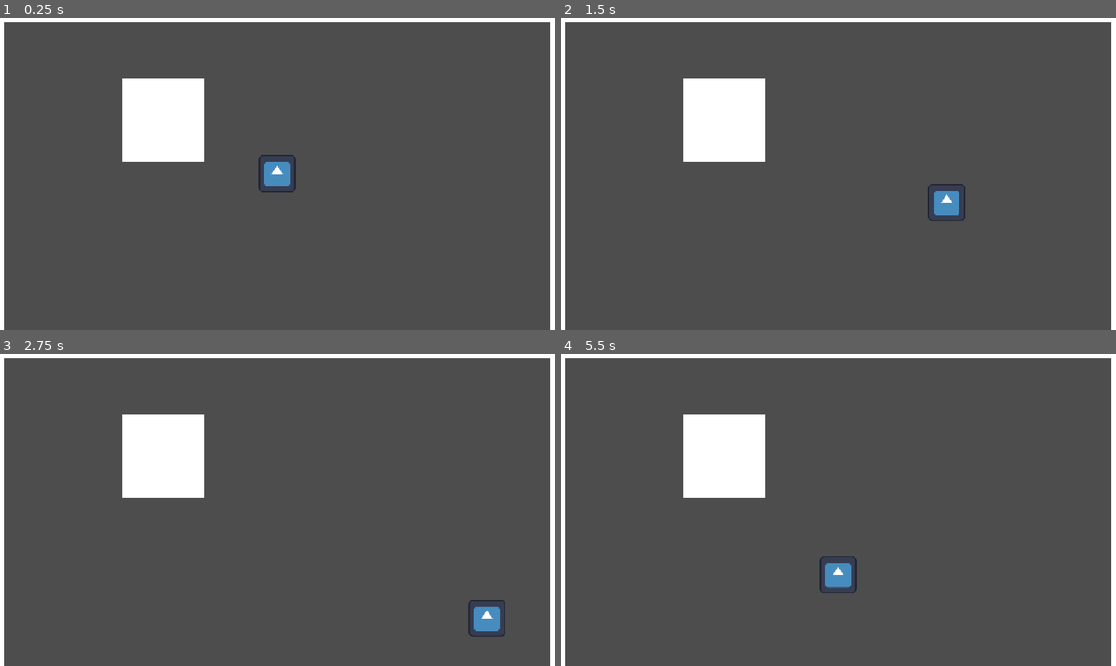
Above: before the commit, frames 1-4 (two rows, left to right).
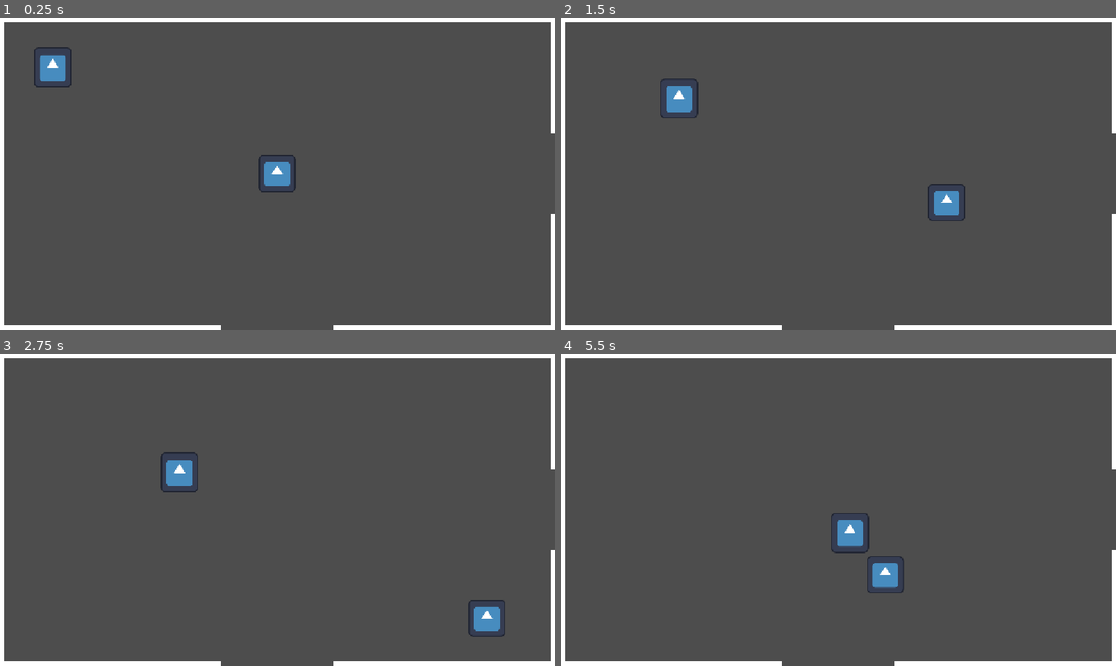
Above: after the commit, the same moments.

Repository: noelle-byte/invasion-game
Game: Godot game, scene res://scenes/house.tscn
Same seed, same stepped clock (60 frames per second), same inputs: the game is played once before the commit and once after it. The engine's default icon, where the game draws it, is replaced by a stand-in: a white triangle on a blue panel in a dark square.
Inputs:
- Up to frame 1 (0.25 s): no input
- Up to frame 2 (1.5 s): hold Right (ui_right) 0.53-1.28 s; hold Down (ui_down) from 1.28 s (still down)
- Up to frame 3 (2.75 s): release Down (ui_down) at 2.03 s; hold Right (ui_right) from 2.03 s (still down)
- Up to frame 4 (5.5 s): release Right (ui_right) at 2.78 s; hold Up (ui_up) 2.78-3.53 s; hold Left (ui_left) 3.53-5.03 s; hold Down (ui_down) from 5.03 s (still down)

The runs differ from the first frame. In frame 1, 6.0% of the frame differs, in the area x 0-100%, y 1-100%; in frame 2, 5.8%; in frame 3, 5.4%; in frame 4, 6.9%.

Commit message:
iteration 1 and 2

Diff:
--- a/project.godot
+++ b/project.godot
@@ -18,7 +18,6 @@
 [display]
 
 window/stretch/mode="canvas_items"
-window/stretch/aspect="expand"
 
 [physics]
 
--- a/scenes/house.tscn
+++ b/scenes/house.tscn
@@ -1,8 +1,18 @@
 [gd_scene format=3 uid="uid://23g0b5i2wj3a"]
 
 [ext_resource type="PackedScene" uid="uid://bfk8mmwwnrfu6" path="res://scenes/player.tscn" id="1_d7po0"]
-[ext_resource type="PackedScene" uid="uid://bcnr2aqajleyh" path="res://scenes/wall-long.tscn" id="2_qtlar"]
-[ext_resource type="PackedScene" uid="uid://dl3bnthxb7qhr" path="res://scenes/wall-short.tscn" id="3_rk7hg"]
+[ext_resource type="PackedScene" uid="uid://bcnr2aqajleyh" path="res://scenes/wall.tscn" id="2_qtlar"]
+[ext_resource type="Script" uid="uid://cwauj4pnwa175" path="res://scripts/grid_camera.gd" id="2_se78b"]
+[ext_resource type="Script" uid="uid://cr0kgi5v154pm" path="res://scripts/enemy.gd" id="4_se78b"]
+[ext_resource type="Texture2D" uid="uid://bhnayd87opeef" path="res://assets/icon.svg" id="5_3bgk5"]
+
+[sub_resource type="RectangleShape2D" id="RectangleShape2D_se78b"]
+size = Vector2(78, 82)
+
+[sub_resource type="NavigationPolygon" id="NavigationPolygon_vesw4"]
+vertices = PackedVector2Array(471, 657.40625, 681, 657.0078, 963.4297, 686.4297, 870.10156, 868.52344, 574.4297, 949.5078, 360.02344, 871.28125, 294.46875, 668.1875, 2281.1328, 22.96875, 2283.8594, 220, 1657, 220, 1170, 20.023438, 471, 628, 681, 628, 1508, 220, 1170, 220, 1508, 250, 1657, 250, 1623, 398, 2284, 250, 2284, 398, 1766, 398, 1766, 428, 2284, 428, 2284, 628, 1170, 628, 1170, 428, 1623, 428, 1134, 398, 1134, 250, 1134, 628, 20, 628, 20, 20, 1134, 20)
+polygons = Array[PackedInt32Array]([PackedInt32Array(0, 1, 2, 3, 4, 5, 6), PackedInt32Array(7, 8, 9, 10), PackedInt32Array(1, 0, 11, 12), PackedInt32Array(13, 14, 10), PackedInt32Array(13, 10, 9), PackedInt32Array(15, 13, 9, 16, 17), PackedInt32Array(16, 18, 19, 20), PackedInt32Array(21, 22, 23, 24), PackedInt32Array(24, 25, 26), PackedInt32Array(21, 24, 26, 20), PackedInt32Array(16, 20, 26, 17), PackedInt32Array(15, 17, 27, 28), PackedInt32Array(27, 29, 12), PackedInt32Array(11, 30, 31, 32), PackedInt32Array(12, 11, 32, 28), PackedInt32Array(12, 28, 27)])
+outlines = Array[PackedVector2Array]([PackedVector2Array(10, 10, 1144, 10, 1144, 240, 1498, 240, 1498, 230, 1160, 230, 1160, 10, 2291, 13, 2294, 230, 1667, 230, 1667, 240, 2294, 240, 2294, 408, 1776, 408, 1776, 418, 2294, 418, 2294, 638, 1160, 638, 1160, 418, 1613, 418, 1613, 408, 1144, 408, 1144, 638, 691, 638, 691, 648, 979, 678, 877, 877, 574, 960, 352, 879, 281, 659, 461, 648, 461, 638, 10, 638)])
 
 [node name="house" type="Node2D" unique_id=1804802909]
 
@@ -11,18 +21,117 @@
 
 [node name="Camera2D" type="Camera2D" parent="." unique_id=355679094]
 position = Vector2(576, 324)
+script = ExtResource("2_se78b")
 
-[node name="room 1" type="Node2D" parent="." unique_id=1571922469]
+[node name="screen_0_0" type="Node2D" parent="." unique_id=233721365]
 
-[node name="wall - long" parent="room 1" unique_id=300052247 instance=ExtResource("2_qtlar")]
+[node name="room 1" type="Node2D" parent="screen_0_0" unique_id=1571922469]
+
+[node name="wall" parent="screen_0_0/room 1" unique_id=300052247 instance=ExtResource("2_qtlar")]
 position = Vector2(576, 5)
 
-[node name="wall - long2" parent="room 1" unique_id=727578784 instance=ExtResource("2_qtlar")]
-position = Vector2(340, 214)
-scale = Vector2(0.14821696, 17.434246)
+[node name="wall3" parent="screen_0_0/room 1" unique_id=559344305 instance=ExtResource("2_qtlar")]
+position = Vector2(5, 324)
+rotation = 1.5707964
+scale = Vector2(0.55, 1)
 
-[node name="wall - short" parent="room 1" unique_id=27762329 instance=ExtResource("3_rk7hg")]
-position = Vector2(5, 324)
+[node name="doorway" type="Node2D" parent="screen_0_0/room 1" unique_id=1637417513]
 
-[node name="wall - short2" parent="room 1" unique_id=1501889039 instance=ExtResource("3_rk7hg")]
-position = Vector2(1147, 324)
+[node name="wall4" parent="screen_0_0/room 1/doorway" unique_id=1519762900 instance=ExtResource("2_qtlar")]
+position = Vector2(1148, 523.00006)
+rotation = 1.5707964
+scale = Vector2(0.2, 0.8)
+
+[node name="wall5" parent="screen_0_0/room 1/doorway" unique_id=1582680122 instance=ExtResource("2_qtlar")]
+position = Vector2(1148, 125)
+rotation = 1.5707964
+scale = Vector2(0.2, 0.8)
+
+[node name="doorway2" type="Node2D" parent="screen_0_0/room 1" unique_id=76159525]
+position = Vector2(546, 644)
+rotation = 1.5707964
+
+[node name="wall4" parent="screen_0_0/room 1/doorway2" unique_id=984182884 instance=ExtResource("2_qtlar")]
+position = Vector2(-0.99999493, 316)
+rotation = 1.5707964
+scale = Vector2(0.4, 1)
+
+[node name="wall5" parent="screen_0_0/room 1/doorway2" unique_id=629091724 instance=ExtResource("2_qtlar")]
+position = Vector2(-1.0000077, -376)
+rotation = 1.5707964
+scale = Vector2(0.4, 1)
+
+[node name="screen_0_1" type="Node2D" parent="." unique_id=1287654726]
+position = Vector2(1152, 0)
+
+[node name="room 2" type="Node2D" parent="screen_0_1" unique_id=1302348996]
+
+[node name="wall2" parent="screen_0_1/room 2" unique_id=961550796 instance=ExtResource("2_qtlar")]
+position = Vector2(576, 5)
+
+[node name="wall3" parent="screen_0_1/room 2" unique_id=1471159449 instance=ExtResource("2_qtlar")]
+position = Vector2(576, 643)
+
+[node name="wall4" parent="screen_0_1/room 2" unique_id=1361594684 instance=ExtResource("2_qtlar")]
+position = Vector2(1147, 324.00003)
+rotation = 1.5707964
+scale = Vector2(0.55, 1)
+
+[node name="doorway" type="Node2D" parent="screen_0_1/room 2" unique_id=53523026]
+position = Vector2(-1143, 0)
+
+[node name="wall4" parent="screen_0_1/room 2/doorway" unique_id=1168010094 instance=ExtResource("2_qtlar")]
+position = Vector2(1147, 523)
+rotation = 1.5707964
+scale = Vector2(0.2, 0.8)
+
+[node name="wall5" parent="screen_0_1/room 2/doorway" unique_id=2122426971 instance=ExtResource("2_qtlar")]
+position = Vector2(1147, 125)
+rotation = 1.5707964
+scale = Vector2(0.2, 0.8)
+
+[node name="doorway2" type="Node2D" parent="screen_0_1" unique_id=1979548904]
+position = Vector2(546, 236)
+rotation = 1.5707964
+
+[node name="wall4" parent="screen_0_1/doorway2" unique_id=1179359387 instance=ExtResource("2_qtlar")]
+position = Vector2(-0.9999772, 373)
+rotation = 1.5707964
+scale = Vector2(0.3, 1)
+
+[node name="wall5" parent="screen_0_1/doorway2" unique_id=127637446 instance=ExtResource("2_qtlar")]
+position = Vector2(-1.0000191, -286)
+rotation = 1.5707964
+scale = Vector2(0.55, 1)
+
+[node name="doorway3" type="Node2D" parent="screen_0_1" unique_id=364193422]
+position = Vector2(547, 414)
+rotation = -1.5707964
+
+[node name="wall4" parent="screen_0_1/doorway3" unique_id=1636630539 instance=ExtResource("2_qtlar")]
+position = Vector2(0.9999939, 336)
+rotation = 1.5707964
+scale = Vector2(0.45, 1)
+
+[node name="wall5" parent="screen_0_1/doorway3" unique_id=124603514 instance=ExtResource("2_qtlar")]
+position = Vector2(1.0000206, -316)
+rotation = 1.5707964
+scale = Vector2(0.4, 1)
+
+[node name="enemy" type="CharacterBody2D" parent="." unique_id=888736736 node_paths=PackedStringArray("target")]
+script = ExtResource("4_se78b")
+target = NodePath("../Player")
+
+[node name="Sprite2D" type="Sprite2D" parent="enemy" unique_id=1223929265]
+position = Vector2(88, 88)
+scale = Vector2(0.609375, 0.6484375)
+texture = ExtResource("5_3bgk5")
+
+[node name="CollisionShape2D" type="CollisionShape2D" parent="enemy" unique_id=1614919998]
+position = Vector2(88, 88)
+shape = SubResource("RectangleShape2D_se78b")
+
+[node name="NavigationAgent2D" type="NavigationAgent2D" parent="enemy" unique_id=1023864117]
+
+[node name="NavigationRegion2D" type="NavigationRegion2D" parent="." unique_id=212702945]
+navigation_polygon = SubResource("NavigationPolygon_vesw4")
--- a/scenes/wall-short.tscn
+++ /dev/null
@@ -1,13 +0,0 @@
-[gd_scene format=3 uid="uid://dl3bnthxb7qhr"]
-
-[sub_resource type="RectangleShape2D" id="RectangleShape2D_d7po0"]
-size = Vector2(10, 648)
-
-[node name="wall - short" type="StaticBody2D" unique_id=300052247]
-
-[node name="Polygon2D" type="Polygon2D" parent="." unique_id=1337592586]
-polygon = PackedVector2Array(-5, 324, -5, -324, 5, -324, 5, 324)
-uv = PackedVector2Array(-244.83368, 47.500824, -249.22595, -223.35771, -228.72858, -221.89362, -219.94397, 46.036713)
-
-[node name="CollisionShape2D" type="CollisionShape2D" parent="." unique_id=2000211948]
-shape = SubResource("RectangleShape2D_d7po0")
--- a/scenes/wall-long.tscn
+++ b/scenes/wall.tscn
@@ -3,7 +3,7 @@
 [sub_resource type="RectangleShape2D" id="RectangleShape2D_d7po0"]
 size = Vector2(1152, 10)
 
-[node name="wall - long" type="StaticBody2D" unique_id=300052247]
+[node name="wall" type="StaticBody2D" unique_id=300052247]
 
 [node name="Polygon2D" type="Polygon2D" parent="." unique_id=1337592586]
 polygon = PackedVector2Array(-576, 5, -576, -5, 576, -5, 576, 5)
--- /dev/null
+++ b/scripts/enemy.gd
@@ -0,0 +1,37 @@
+extends CharacterBody2D
+
+# How quickly the creature can move through the house
+@export var speed: float = 120.0
+
+@export var target: CharacterBody2D
+
+# NavigationAgent2D calculates the route around walls and through rooms
+@onready var navigation_agent: NavigationAgent2D = $NavigationAgent2D
+
+
+func _ready() -> void:
+	# Wait for Godot's navigation map to initialise before requesting a path
+	await get_tree().physics_frame
+
+	# Set the player's position as the creature's destination
+	navigation_agent.target_position = target.global_position
+
+
+func _physics_process(_delta: float) -> void:
+	# Continuously update the target because the player is moving
+	navigation_agent.target_position = target.global_position
+
+	# Stop moving once the creature has reached the target
+	if navigation_agent.is_navigation_finished():
+		velocity = Vector2.ZERO
+		return
+
+	# Ask the navigation system for the next point along the calculated path
+	var next_position := navigation_agent.get_next_path_position()
+
+	# Move toward the next path point rather than directly toward the player
+	var direction := global_position.direction_to(next_position)
+	velocity = direction * speed
+
+	# no moving through walls please
+	move_and_slide()
--- /dev/null
+++ b/scripts/grid_camera.gd
@@ -0,0 +1,40 @@
+extends Camera2D
+
+# Size of one camera screen in world coordinates
+@export var cell_size := Vector2(1152.0, 648.0)
+
+@onready var player: CharacterBody2D = $"../Player"
+
+# Stores which camera grid position is currently being displayed
+var current_cell := Vector2i(-1, -1)
+
+
+func _ready() -> void:
+	# Place the camera correctly when the game starts
+	_update_camera_position()
+
+
+func _process(_delta: float) -> void:
+	# Check whether the player has crossed into another screen
+	_update_camera_position()
+
+
+func _update_camera_position() -> void:
+	# Convert the player's world position into a grid coordinate
+	var player_cell := Vector2i(
+		floori(player.global_position.x / cell_size.x),
+		floori(player.global_position.y / cell_size.y)
+	)
+
+	# Do nothing while the player remains within the current screen
+	if player_cell == current_cell:
+		return
+
+	# Store the new grid cell
+	current_cell = player_cell
+
+	# Move the camera to the centre of that screen
+	global_position = Vector2(
+		(current_cell.x + 0.5) * cell_size.x,
+		(current_cell.y + 0.5) * cell_size.y
+	)
--- a/scripts/player.gd
+++ b/scripts/player.gd
@@ -1,43 +1,29 @@
 extends CharacterBody2D
 
-@onready var camera: Camera2D = $"../house/Camera2D"
-# rename the camera to make my life easier
+# Controls how quickly the player moves
+@export var speed: float = 300.0
 
-@export var speed = 300.0
-var can_move := true # conditions to take control away if the player dies or something
-var failed := false
+# Allows other systems to disable player movement when needed
+var can_move := true
 
 
 func _physics_process(_delta: float) -> void:
-	if not can_move: # force stop the player if they should not be able to move
+	# Stop all movement if control has been disabled
+	if not can_move:
 		velocity = Vector2.ZERO
 		return
 
+	# Combine the four movement inputs into one direction vector
+	# Input.get_vector also prevents diagonal movement being faster
 	var direction := Input.get_vector(
 		"ui_left",
 		"ui_right",
 		"ui_up",
 		"ui_down"
 	)
-	velocity = (direction * speed)
 
+	# Convert the input direction into the player's velocity
+	velocity = direction * speed
+
+	# Move the CharacterBody2D while respecting collisions
 	move_and_slide()
-
-	_check_rock_collisions()
-
-	if failed:
-		return
-
-
-func _check_rock_collisions() -> void:
-	var screen_height := get_viewport_rect().size.y
-
-	for i in range(get_slide_collision_count()):
-		var collision := get_slide_collision(i)
-		var collider := collision.get_collider()
-
-		if collider == null:
-			continue
-
-		if not collider.is_in_group("obstacle"):
-			continue
Not shown, added: scripts/enemy.gd.uid
Not shown, added: scripts/grid_camera.gd.uid
